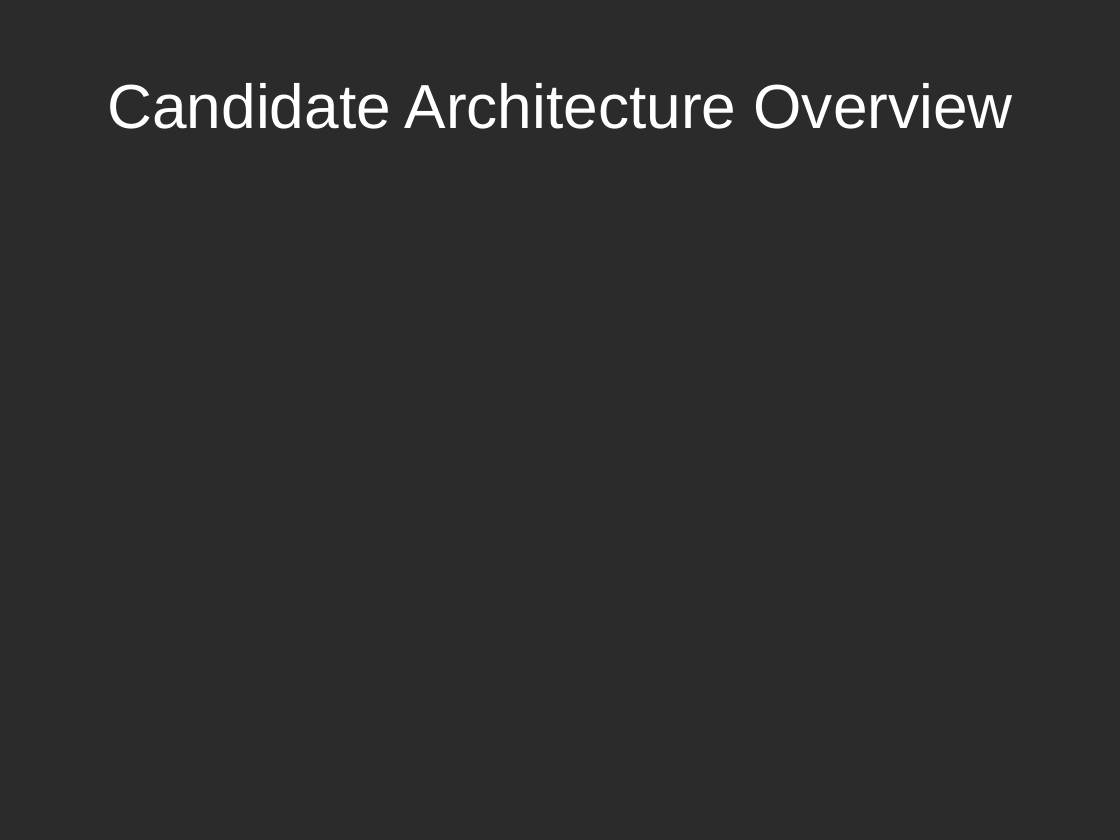
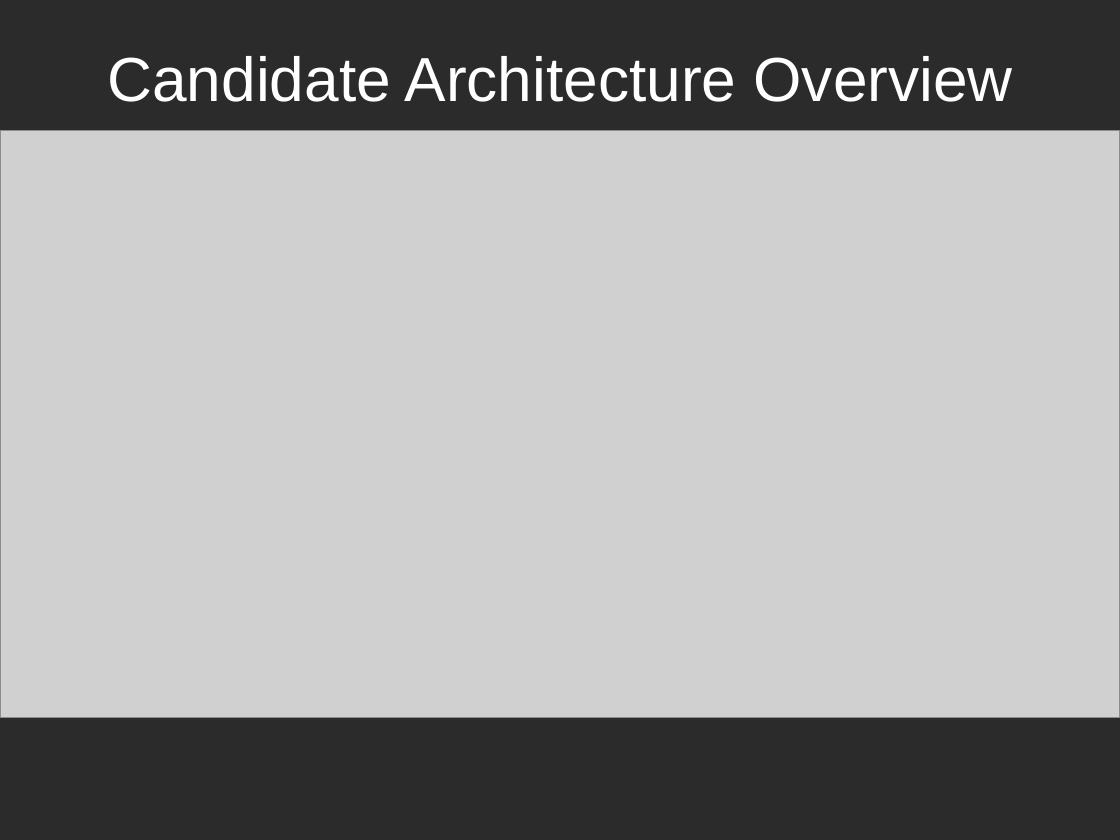
Before and after one commit to k0emt/macts, a slide deck: slide 12 of portfolio/PresentationInception.pptx (slide 16 before the commit). Drawn at 1120x840 pixels with LibreOffice and Linux fonts; fonts in the diff are those of the drawing; grey boxes stand for pictures; background and template pictures are left out; a plain dark background stands for a picture behind light text. Boxes give left, top, right and bottom in pixels: in the first picture for what was removed or moved away, otherwise in the second. Text is boxed around its words. In the diff, an @@ line names an element or a change of style, - is before the commit and + after.

```diff
--- a/portfolio/PresentationInception.pptx
+++ b/portfolio/PresentationInception.pptx
@@ title "Candidate Architecture Overview" at box(107, 56, 1013, 102): vertical alignment middle to top @@
@@ picture added at box(0, 131, 1120, 718) @@
```
Also in this commit, not shown: 15 other slides changed, 4 slides added, 8 slides removed, 4 other files.
